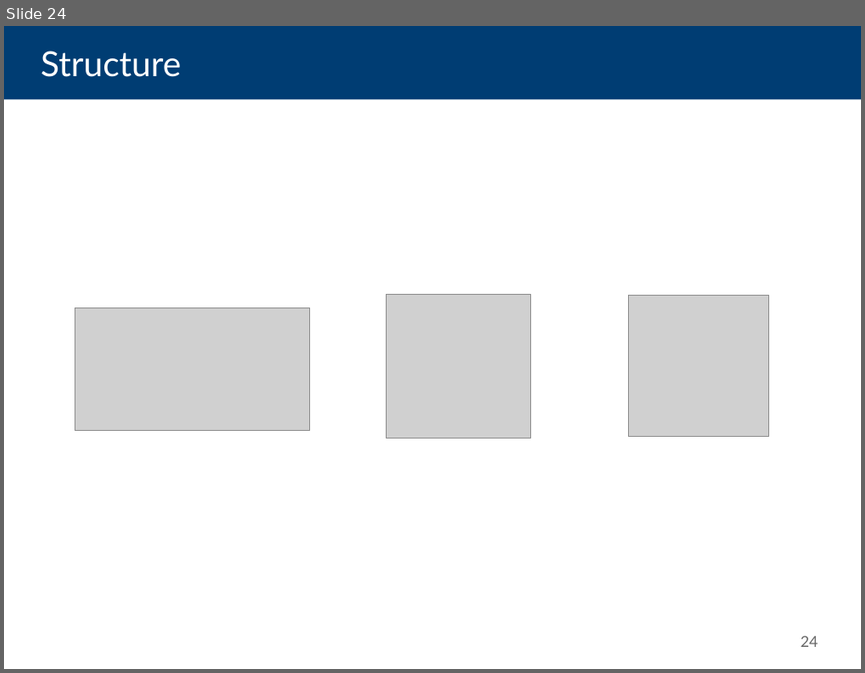
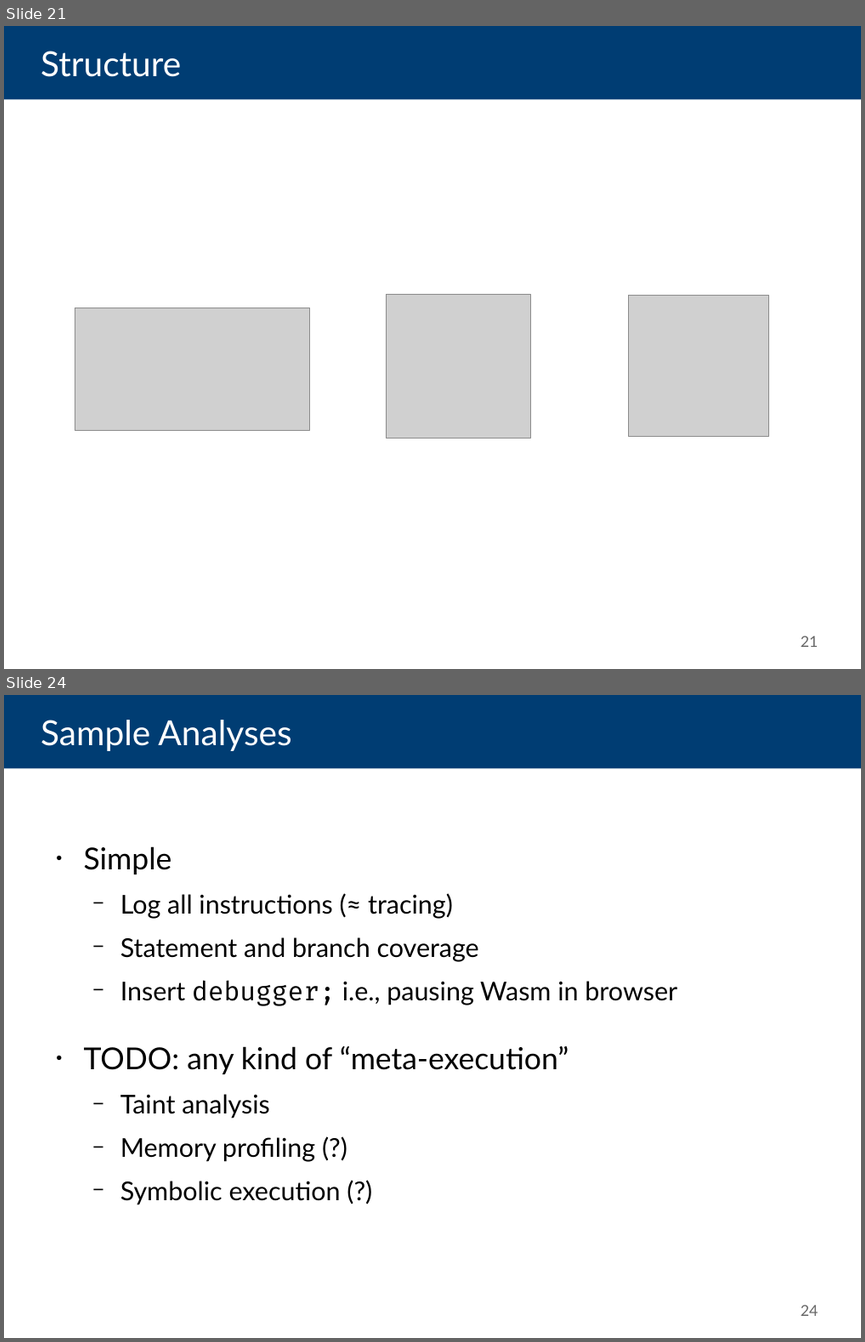
Before and after one commit to danleh/wasabi, a slide deck: 2018-04-11 Presentation/own-work.odp. Shown one above the other, each under a label of ours: slide 24 before the commit, slides 21 and 24 after it; the slides between them are not shown. The pictures are 865x673 and 865x1342 pixels, drawn with LibreOffice and Linux fonts; fonts in the diff are those of the drawing; grey boxes stand for pictures. Boxes give left, top, right and bottom in pixels: in the first picture for what was removed or moved away, otherwise in the second. Text is boxed around its words. In the diff, an @@ line names an element or a change of style, - is before the commit and + after.

```diff
--- a/2018-04-11 Presentation/own-work.odp
+++ b/2018-04-11 Presentation/own-work.odp
@@ slide 24 added at [4,695,861,1338], background #FFFFFF @@
@@ title added at [4,695,861,768], fill #003D73, 32 pt, text #FFFFFF @@
+Sample Analyses
@@ text added at [84,846,677,1205], 24 pt, text #000000 @@
+● Simple
+  − Log all instructions (≈ tracing)
+  − Statement and branch coverage
+  − Insert debugger; i.e., pausing Wasm in browser
+● TODO: any kind of “meta-execution”
+  − Taint analysis
+  − Memory profiling (?)
+  − Symbolic execution (?)
@@ page number added at [800,1304,818,1315], 14 pt, text #666666 @@
+24
@@ what was slide 24 is now slide 21 @@
@@ page number at [800,635,818,646]: text changed @@
-24
+21
```
Also in this commit, not shown: 7 slides changed, 8 other slides added, 5 slides removed.
